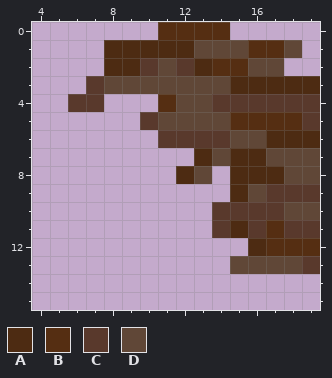
Edited in one commit: pixel-art sprite (src/assets/block/wood/red/top_right/wood_red_top_right_1.png). Above, as it was before the edit.
The file is 20x20 pixels. Shown: x 4..19, y 0..15.
Palette (. is transparent): A #4d2b12  B #552e12  C #59392c  D #604737
New version:
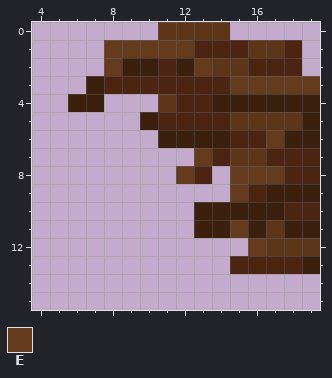
Colours new in this view: E #653b1d
Commit message: all new darker woods
The edit:
colour B: #552e12 -> #5d3518
colour C: #59392c -> #3b200e
colour D: #604737 -> #4b2412
y 1: x 8..12 AAAAA -> EEEEE
y 2: x 8..9 AA -> EC; x 13 A -> E; x 18 . -> D
y 3: x 15..19 AAAAA -> EEEEE
y 6: x 17..19 AAA -> ECC
y 7: x 13 A -> E; x 15..16 AA -> BB
y 8: x 12 A -> E; x 15..17 AAA -> EEE
y 9: x 15 A -> E
y 10: x 13 . -> C
y 11: x 13 . -> C; x 15 A -> E
y 12: x 16 A -> E
